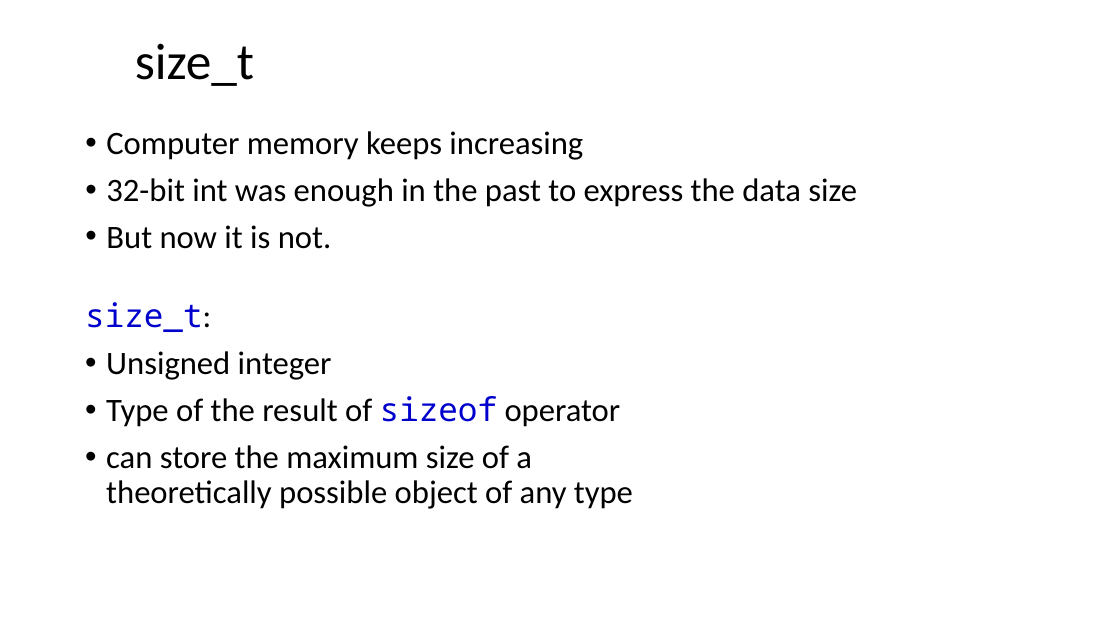
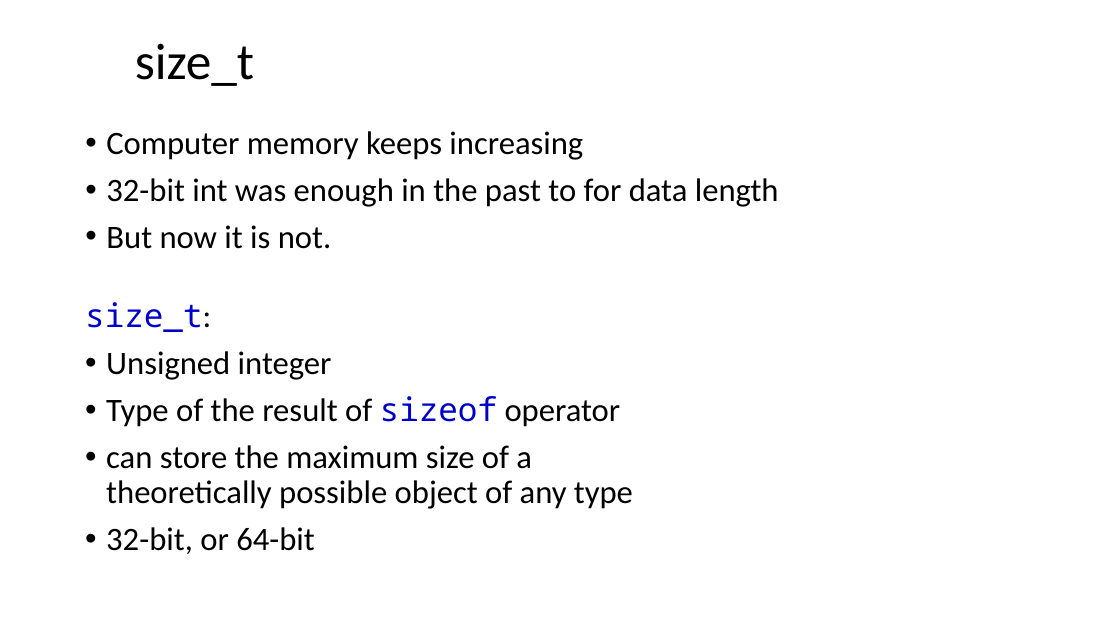
Before and after one commit to dayekuaipao/CPPLearning, a slide deck: slide 15 of week02/Lecture02.pptx (slide 14 before the commit). Drawn at 1120x630 pixels with LibreOffice and Linux fonts; fonts in the diff are those of the drawing; background and template pictures are left out. Boxes give left, top, right and bottom in pixels: in the first picture for what was removed or moved away, otherwise in the second. Text is boxed around its words. In the diff, an @@ line names an element or a change of style, - is before the commit and + after.

```diff
--- a/week02/Lecture02.pptx
+++ b/week02/Lecture02.pptx
@@ text at [106,178,779,207]: text changed @@
-• 32-bit int was enough in the past to express the data size
+• 32-bit int was enough in the past to for data length
@@ text at [106,527,315,554]: paragraph added @@
+• 32-bit, or 64-bit
```
Also in this commit, not shown: 14 other slides changed, 2 slides added, 2 other files.
